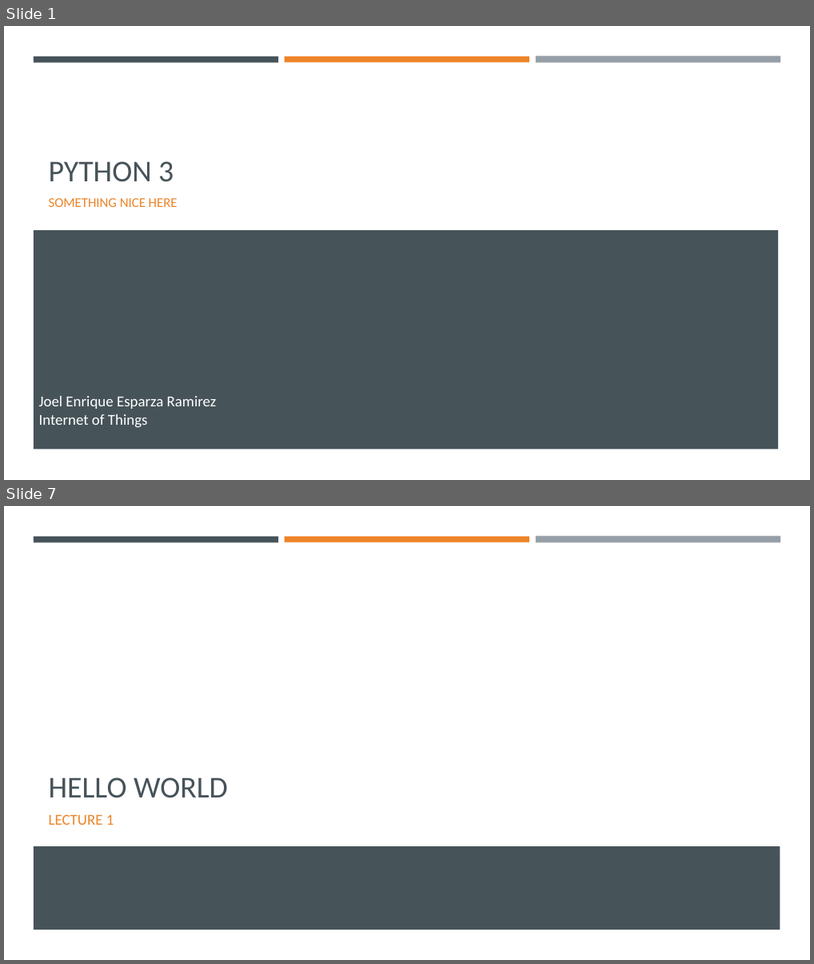
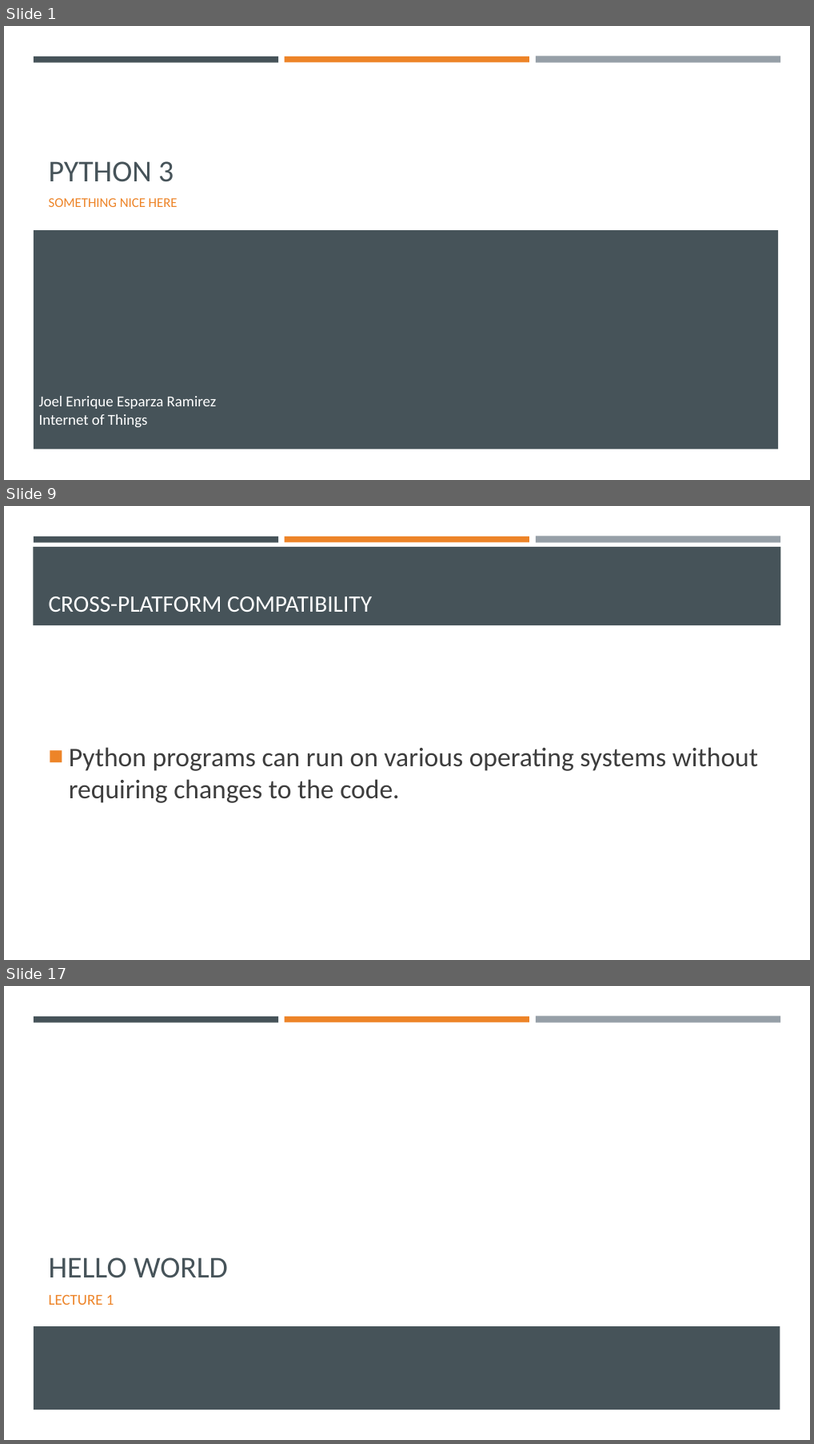
Before and after one commit to Ghost0396/iot, a slide deck: python/Python 3.pptx. Shown one above the other, each under a label of ours: slides 1 and 7 before the commit, slides 1, 9 and 17 after it; the slides between them are not shown. The pictures are 814x964 and 814x1444 pixels, drawn with LibreOffice and Linux fonts; fonts in the diff are those of the drawing. Boxes give left, top, right and bottom in pixels: in the first picture for what was removed or moved away, otherwise in the second. Text is boxed around its words. In the diff, an @@ line names an element or a change of style, - is before the commit and + after.

Commit message:
update Python3 lecture

```diff
--- a/python/Python 3.pptx
+++ b/python/Python 3.pptx
@@ slide 9 added at <box>4,506,810,960</box>, background #FFFFFF; not listed: 3 template elements that a slide beside it also shows @@
@@ rectangle added at <box>33,547,782,625</box>, fill #465359 @@
@@ title added at <box>49,596,372,612</box>, 28 pt, text #FFFFFF @@
+CROSS-PLATFORM COMPATIBILITY
@@ text added at <box>69,747,758,803</box>, 32 pt, text #3D3D3D @@
+■ Python programs can run on various operating systems without requiring changes to the code.
@@ what was slide 7 is now slide 17 @@
```
Also in this commit, not shown: 4 slides changed, 12 other slides added, 3 slides removed, 4 other files.
